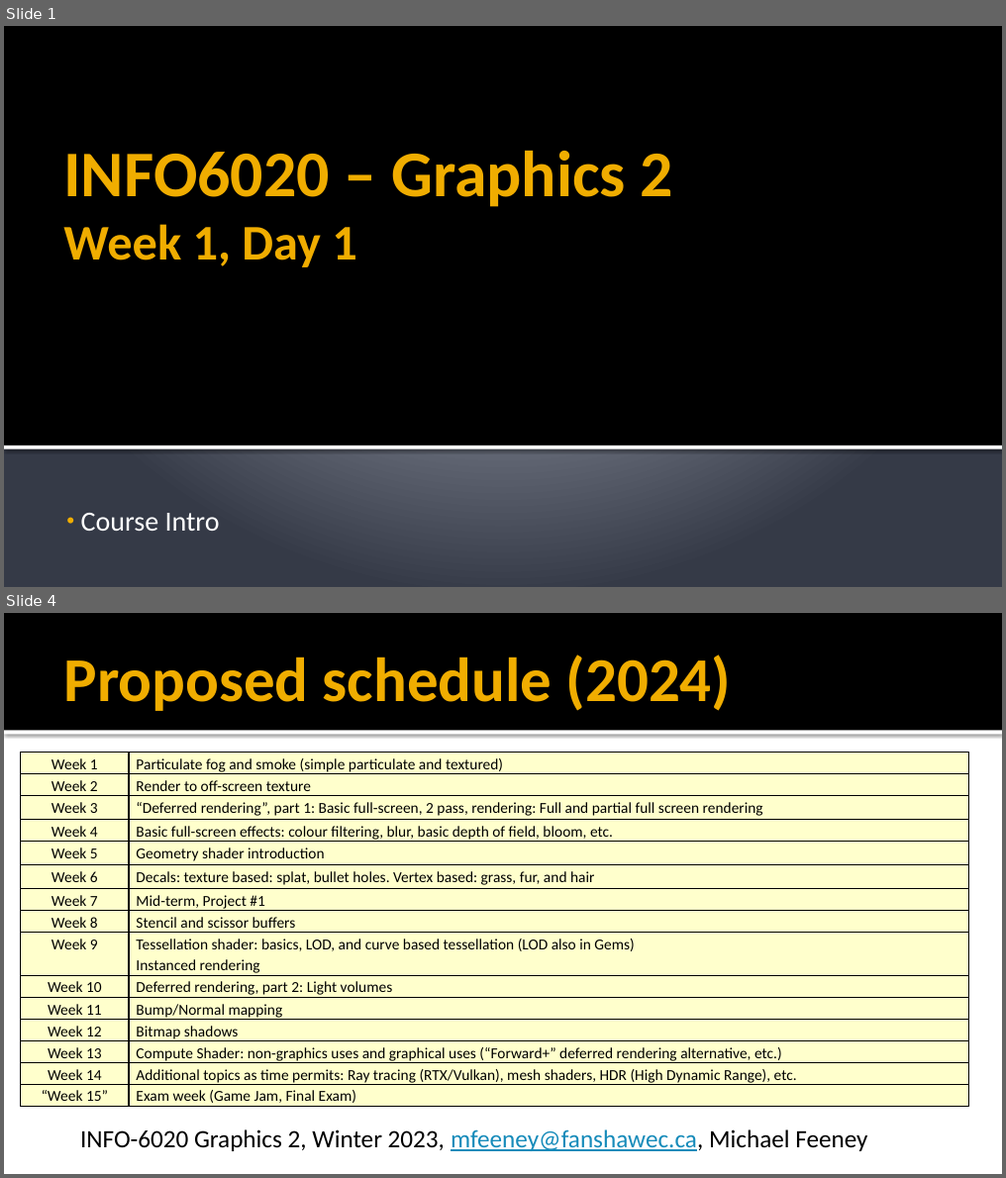
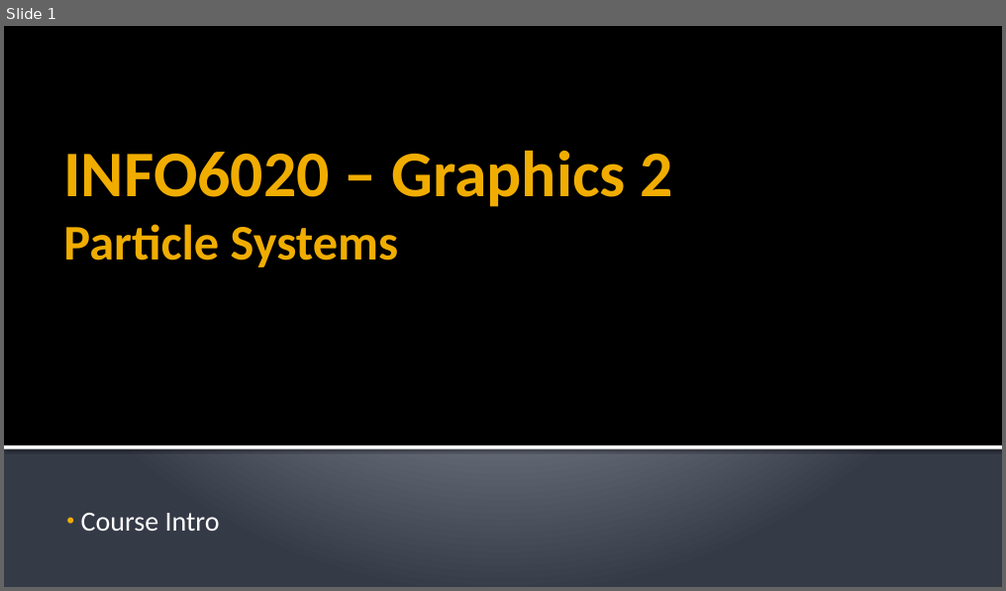
Before and after one commit to FeeneyCodes/GDP202324, a slide deck: 6020_Graph_2/D2D/W01/Week_01/Particle_Systems.pptx. Shown one above the other, each under a label of ours: slides 1 and 4 before the commit, slide 1 after it; the slides between them are not shown. The pictures are 1006x1178 and 1006x591 pixels, drawn with LibreOffice and Linux fonts; fonts in the diff are those of the drawing. Boxes give left, top, right and bottom in pixels: in the first picture for what was removed or moved away, otherwise in the second. Text is boxed around its words. In the diff, an @@ line names an element or a change of style, - is before the commit and + after.

```diff
--- a/6020_Graph_2/D2D/W01/Week_01/Particle_Systems.pptx
+++ b/6020_Graph_2/D2D/W01/Week_01/Particle_Systems.pptx
@@ slide 4 removed at [4, 613, 1002, 1174], background #FFFFFF @@
@@ rectangle removed at [4, 613, 1002, 731] @@
@@ title removed at [63, 655, 732, 711] @@
-Proposed schedule (2024)
@@ rectangle removed at [4, 731, 1002, 735] @@
@@ table removed at [21, 753, 969, 1107], 15 rows, 2 columns @@
-Week 1 | Particulate fog and smoke (simple particulate and textured)
-Week 2 | Render to off-screen texture
-Week 3 | “Deferred rendering”, part 1: Basic full-screen, 2 pass, rendering: Full and partial full screen rendering
-Week 4 | Basic full-screen effects: colour filtering, blur, basic depth of field, bloom, etc.
-Week 5 | Geometry shader introduction
-Week 6 | Decals: texture based: splat, bullet holes. Vertex based: grass, fur, and hair
-Week 7 | Mid-term, Project #1
-Week 8 | Stencil and scissor buffers
-Week 9 | Tessellation shader: basics, LOD, and curve based tessellation (LOD also in Gems) / Instanced rendering
-Week 10 | Deferred rendering, part 2: Light volumes
-Week 11 | Bump/Normal mapping
-Week 12 | Bitmap shadows
-Week 13 | Compute Shader: non-graphics uses and graphical uses (“Forward+” deferred rendering alternative, etc.)
-Week 14 | Additional topics as time permits: Ray tracing (RTX/Vulkan), mesh shaders, HDR (High Dynamic Range), etc.
-“Week 15” | Exam week (Game Jam, Final Exam)
@@ text removed at [80, 1130, 867, 1152] @@
-INFO-6020 Graphics 2, Winter 2023, mfeeney@fanshawec.ca, Michael Feeney
@@ slide 1 changed as well @@
@@ title at [63, 150, 673, 268]: text changed @@
-INFO6020 – Graphics 2
-Week 1, Day 1
+INFO6020 – Graphics 2
+Particle Systems
```
Also in this commit, not shown: 2 slides added, 5 other slides removed, 17 other files.
